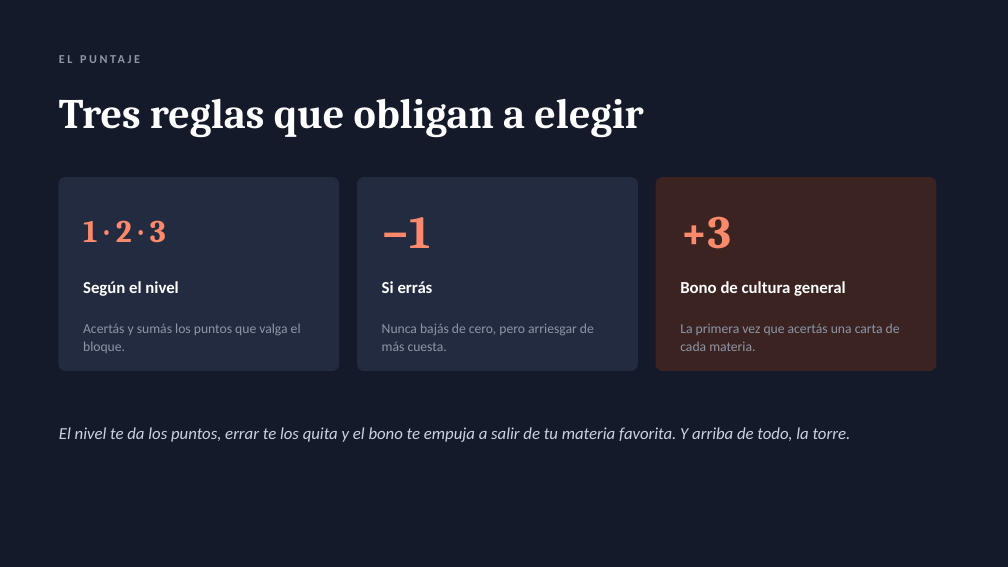
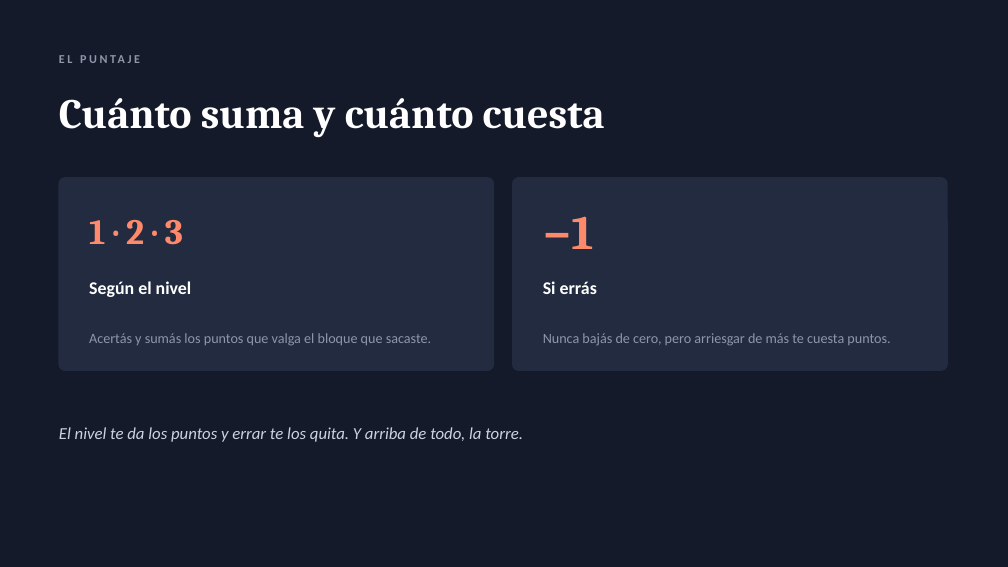
Before and after one commit to gonzabarde/Juego-Nieto, a slide deck: slide 5 of presentacion/Jenga_de_Cultura_General.pptx. Drawn at 1008x567 pixels with LibreOffice and Linux fonts; fonts in the diff are those of the drawing. Boxes give left, top, right and bottom in pixels: in the first picture for what was removed or moved away, otherwise in the second. Text is boxed around its words. In the diff, an @@ line names an element or a change of style, - is before the commit and + after.

Commit message:
Quitar el bono de cultura general
Se elimina la regla de +3 puntos por acertar una carta de cada una de
las cinco materias. Queda el sistema de puntaje en dos reglas: acertar
suma 1, 2 o 3 segun el nivel, y errar resta 1 sin bajar de cero.

Ajustes que arrastra:
- Reglas: la seccion "Los puntos" queda con los tres niveles y un solo
  panel, el de restar un punto, a todo el ancho.
- Hoja de puntaje: se va el bloque de casilleros por materia y la tabla
  vuelve de 16 a 20 turnos.
- Sistema de puntajes: "las dos reglas" en lugar de tres, y el ejemplo
  se rehizo con los totales recalculados.
- Presentacion: la diapositiva del puntaje pasa de tres tarjetas a dos.
- Informe (pdf y docx): sale la regla y tambien la justificacion de por
  que se habia agregado.
- README.

De paso se corrige la redaccion de "en vez de al mas dificil", que
estaba mal construida, en las reglas y en el sistema de puntajes.

```diff
--- a/presentacion/Jenga_de_Cultura_General.pptx
+++ b/presentacion/Jenga_de_Cultura_General.pptx
@@ text at <box>59,98,605,138</box>: text changed @@
-Tres reglas que obligan a elegir
+Cuánto suma y cuánto cuesta
@@ rounded rectangle: place and size @@
-rounded rectangle at <box>59,178,339,371</box>
+rounded rectangle at <box>59,178,494,371</box>
@@ rounded rectangle: place and size @@
-rounded rectangle at <box>358,178,637,371</box>
+rounded rectangle at <box>513,178,948,371</box>
@@ rounded rectangle removed at <box>656,178,936,371</box> @@
@@ text "1 · 2 · 3" at <box>89,220,183,245</box>: size 30 to 34 pt @@
@@ text "−1": place and size @@
-text "−1" at <box>382,217,431,248</box>
+text "−1" at <box>543,216,594,249</box>
@@ text "−1" at <box>543,216,594,249</box>: size 44 to 46 pt @@
@@ text removed at <box>680,216,731,249</box> @@
-+3
@@ text "Según el nivel" at <box>89,281,192,297</box>: size 16 to 17 pt @@
@@ text "Si errás" at <box>543,281,597,294</box>: size 16 to 17 pt @@
@@ text "Si errás": place and size @@
-text "Si errás" at <box>382,281,433,293</box>
+text "Si errás" at <box>543,281,597,294</box>
@@ text removed at <box>680,281,846,296</box> @@
-Bono de cultura general
@@ text removed at <box>680,323,900,351</box> @@
-La primera vez que acertás una carta de cada materia.
@@ text at <box>89,333,431,346</box>: text changed; size 13 to 13.5 pt @@
-Acertás y sumás los puntos que valga el bloque.
+Acertás y sumás los puntos que valga el bloque que sacaste.
@@ text at <box>543,333,890,346</box>: text changed; size 13 to 13.5 pt @@
-Nunca bajás de cero, pero arriesgar de más cuesta.
+Nunca bajás de cero, pero arriesgar de más te cuesta puntos.
@@ text at <box>59,427,523,442</box>: text changed @@
-El nivel te da los puntos, errar te los quita y el bono te empuja a salir de tu materia favorita. Y arriba de todo, la torre.
+El nivel te da los puntos y errar te los quita. Y arriba de todo, la torre.
```
Also in this commit, not shown: 6 other files.
